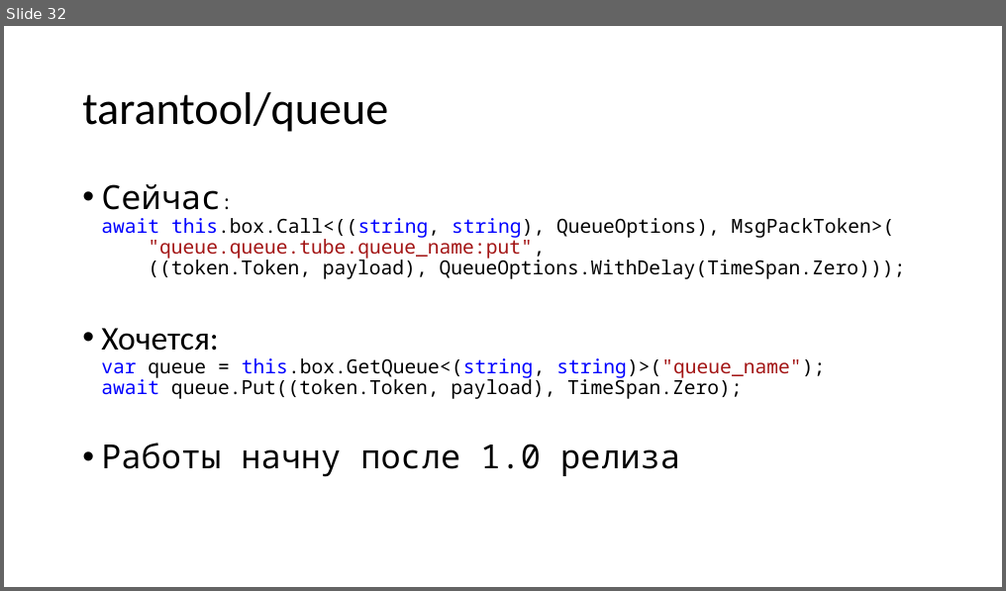
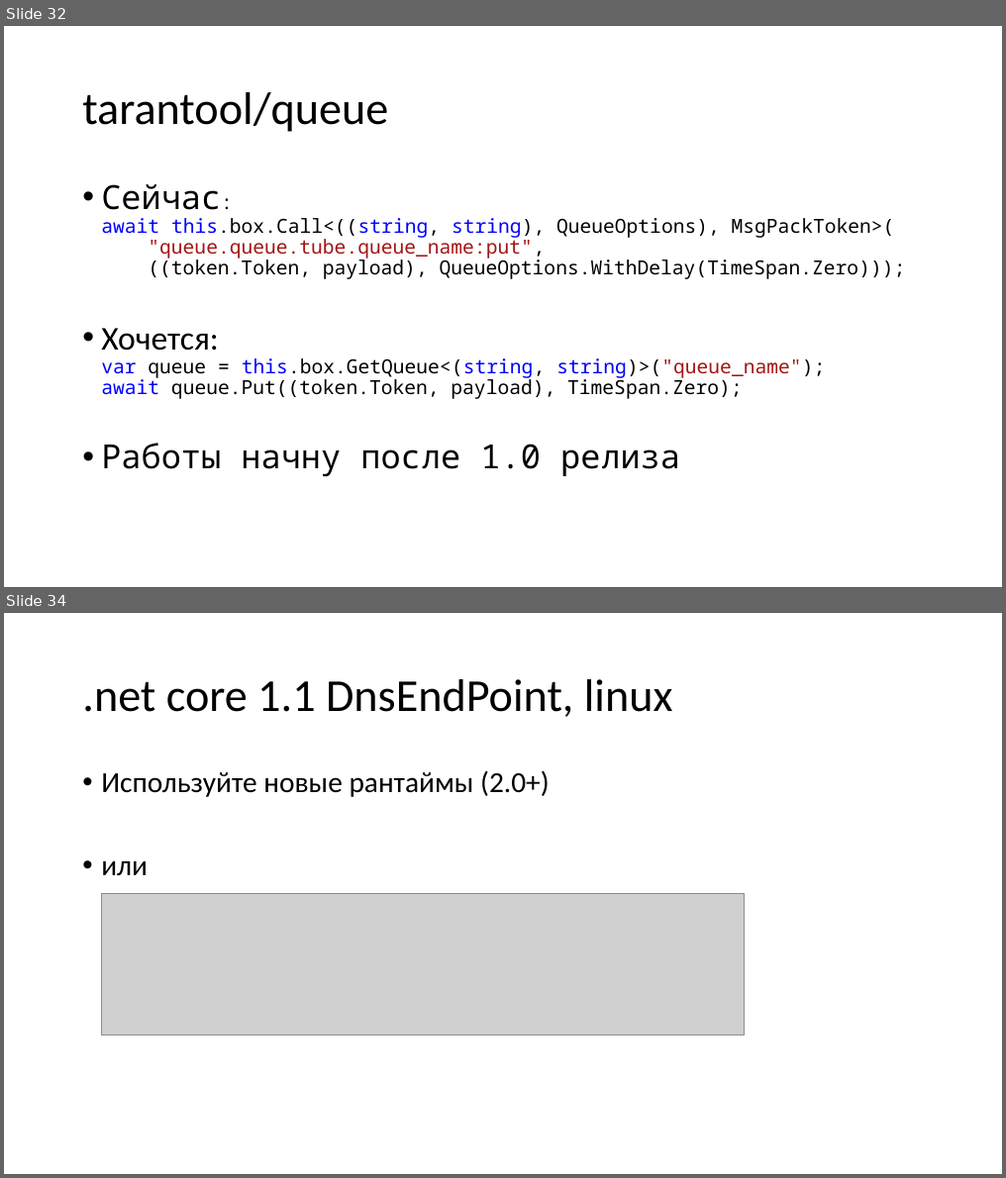
Before and after one commit to aensidhe/presentations, a slide deck: 2018/09/dotnext/Что такое Tarantool и его использование в .net.pptx. Shown one above the other, each under a label of ours: slide 32 before the commit, slides 32 and 34 after it; the slides between them are not shown. The pictures are 1006x591 and 1006x1178 pixels, drawn with LibreOffice and Linux fonts; fonts in the diff are those of the drawing; grey boxes stand for pictures. Boxes give left, top, right and bottom in pixels: in the first picture for what was removed or moved away, otherwise in the second. Text is boxed around its words. In the diff, an @@ line names an element or a change of style, - is before the commit and + after.

```diff
--- a/2018/09/dotnext/Что такое Tarantool и его использование в .net.pptx
+++ b/2018/09/dotnext/Что такое Tarantool и его использование в .net.pptx
@@ slide 34 added at box(4, 613, 1002, 1174), background #FFFFFF @@
@@ title added at box(82, 679, 673, 717), 33 pt, text #000000 @@
+.net core 1.1 DnsEndPoint, linux
@@ text added at box(101, 770, 549, 875), 21 pt, text #000000 @@
+• Используйте новые рантаймы (2.0+)
+• или
@@ picture added at box(102, 893, 745, 1035) @@
```
Also in this commit, not shown: 24 other slides added, 9 slides removed.
